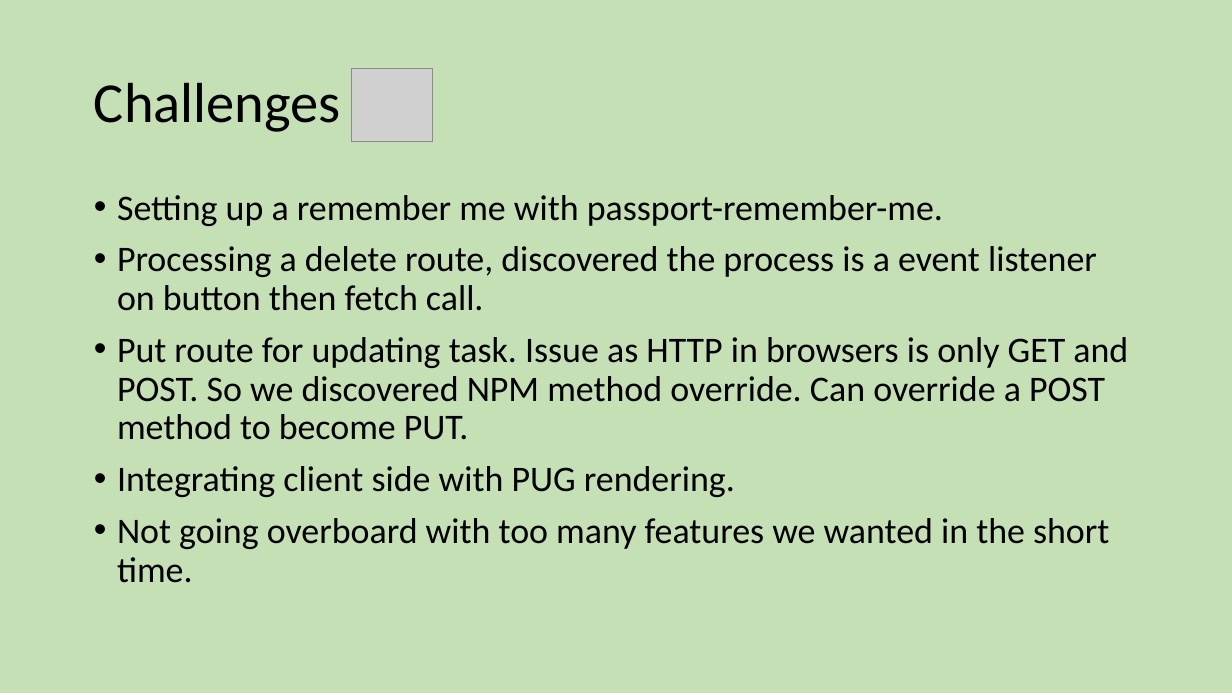
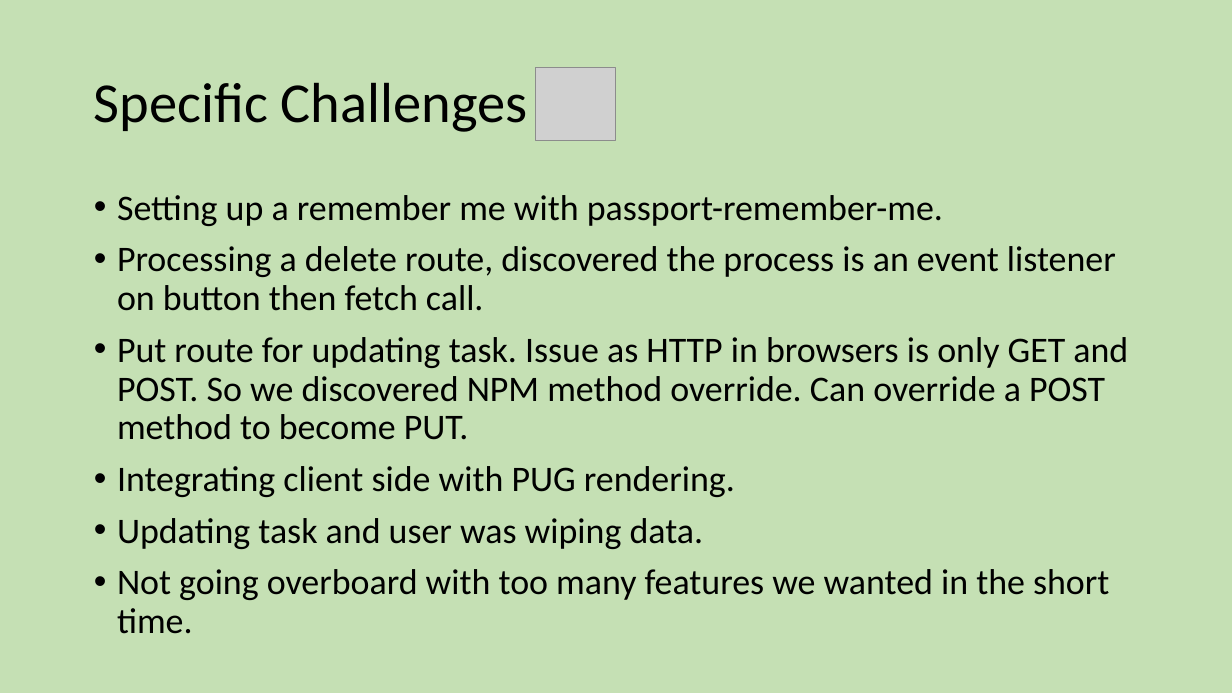
Before and after one commit to Shelby219/Taskio_gamified_task_app, a slide deck: slide 5 of docs/Presentation1.pptx. Drawn at 1232x693 pixels with LibreOffice and Linux fonts; fonts in the diff are those of the drawing; grey boxes stand for pictures. Boxes give left, top, right and bottom in pixels: in the first picture for what was removed or moved away, otherwise in the second. Text is boxed around its words. In the diff, an @@ line names an element or a change of style, - is before the commit and + after.

```diff
--- a/docs/Presentation1.pptx
+++ b/docs/Presentation1.pptx
@@ title at [94,82,528,132]: text changed @@
-Challenges
+Specific Challenges
@@ picture: place and size @@
-picture at [351,68,433,141]
+picture at [535,67,616,140]
@@ text at [117,246,1116,311]: text changed @@
-• Processing a delete route, discovered the process is a event listener on button then fetch call.
+• Processing a delete route, discovered the process is an event listener on button then fetch call.
@@ text at [117,518,704,549]: paragraph added @@
+• Updating task and user was wiping data.
```
Also in this commit, not shown: 1 other slide changed, 2 other files.
